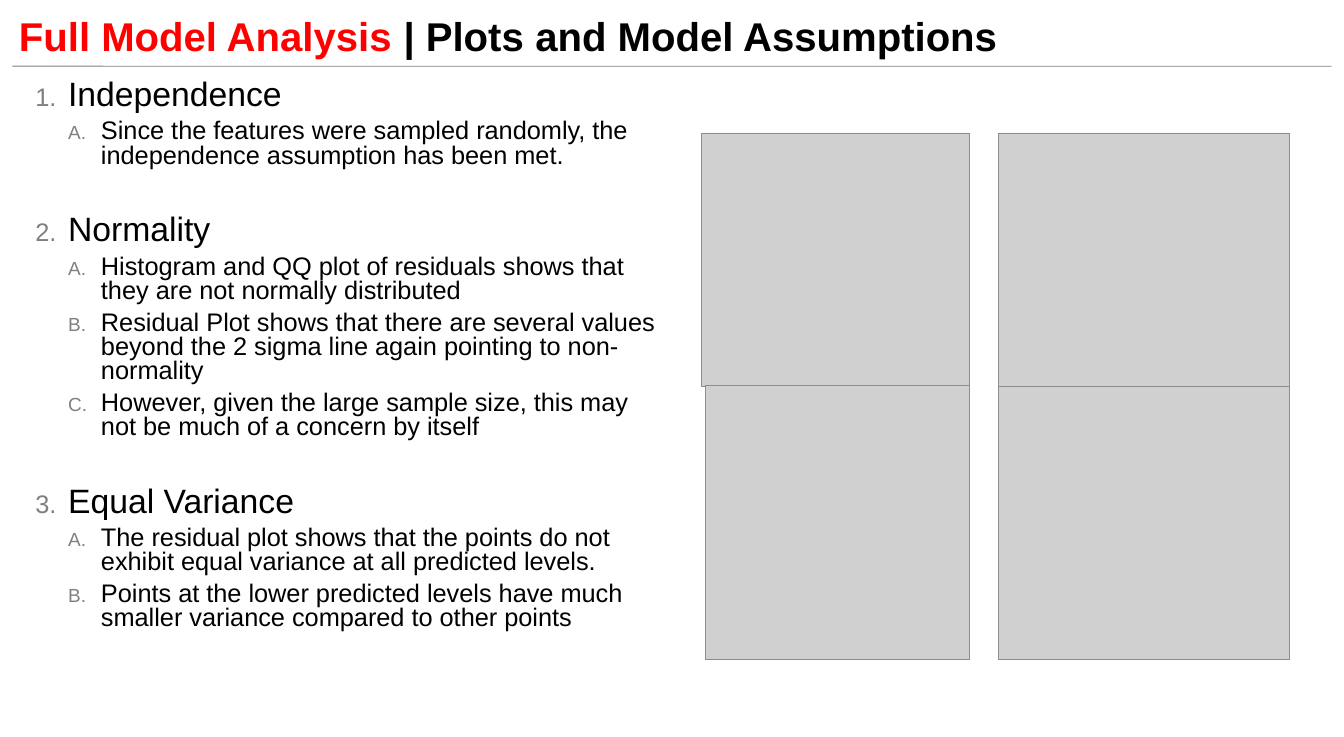
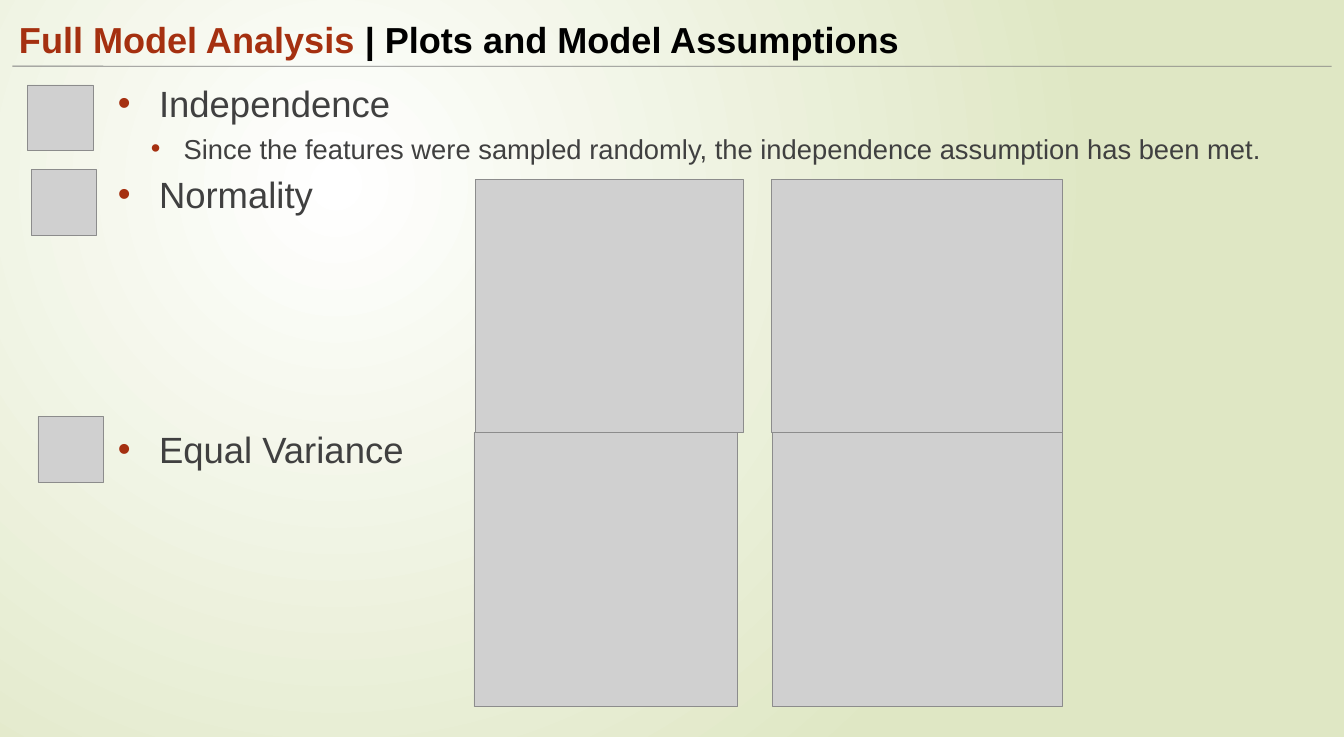
Before and after one commit to ngupta23/DS6372-PredictingPerformanceIntegratedCircuits1, a slide deck: slide 13 of Presentation/MSDS6372_Project1_Presentation.pptx. Drawn at 1344x737 pixels with LibreOffice and Linux fonts; fonts in the diff are those of the drawing; grey boxes stand for pictures. Boxes give left, top, right and bottom in pixels: in the first picture for what was removed or moved away, otherwise in the second. Text is boxed around its words. In the diff, an @@ line names an element or a change of style, - is before the commit and + after.

```diff
--- a/Presentation/MSDS6372_Project1_Presentation.pptx
+++ b/Presentation/MSDS6372_Project1_Presentation.pptx
@@ background #FFFFFF to gradient #FFFFFF to #DFE8C4 @@
@@ title "Full Model Analysis | Plots ..." at [19, 26, 899, 60]: size 44 to 39.6 pt; text colour #FF0000 to #A53010 in "Full Model Analysis"; line spacing 0.85 to 1 @@
@@ picture added at [28, 85, 93, 150] @@
@@ text "Independence": place and size @@
-text "Independence" at [68, 81, 655, 632]
+text "Independence" at [159, 90, 1260, 471]
@@ text "Independence" at [159, 90, 1260, 471]: size 37 to 40 pt in "Independence", "Normality", "Equal Variance"; text colour #000000 to #404040; size 27.8 to 30 pt in "Since the features were sampled randomly, the ..."; bullet 1. to •; line spacing 0.8 to 1; bullet colour #808080 to #A53010; bullet A. to • @@
@@ picture added at [31, 169, 97, 235] @@
@@ picture: place and size @@
-picture at [701, 133, 969, 385]
+picture at [475, 180, 743, 433]
@@ picture: place and size @@
-picture at [999, 133, 1290, 385]
+picture at [771, 180, 1062, 433]
@@ text at [101, 256, 655, 441]: paragraphs removed @@
-  A. Histogram and QQ plot of residuals shows that they are not normally distributed
-  B. Residual Plot shows that there are several values beyond the 2 sigma line again pointing to non-normality
-  C. However, given the large sample size, this may not be much of a concern by itself
@@ picture added at [38, 416, 104, 482] @@
@@ picture: place and size @@
-picture at [706, 385, 969, 659]
+picture at [474, 433, 737, 706]
@@ picture: place and size @@
-picture at [999, 386, 1290, 659]
+picture at [772, 433, 1063, 706]
@@ text at [101, 527, 623, 632]: paragraphs removed @@
-  A. The residual plot shows that the points do not exhibit equal variance at all predicted levels.
-  B. Points at the lower predicted levels have much smaller variance compared to other points
```
Also in this commit, not shown: 20 other slides changed, 25 other files.
